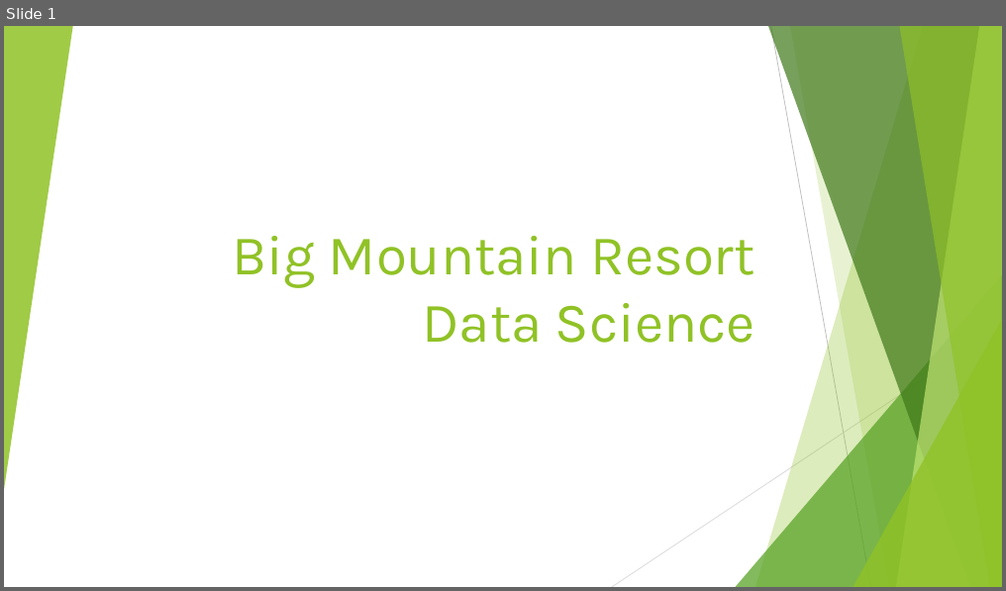
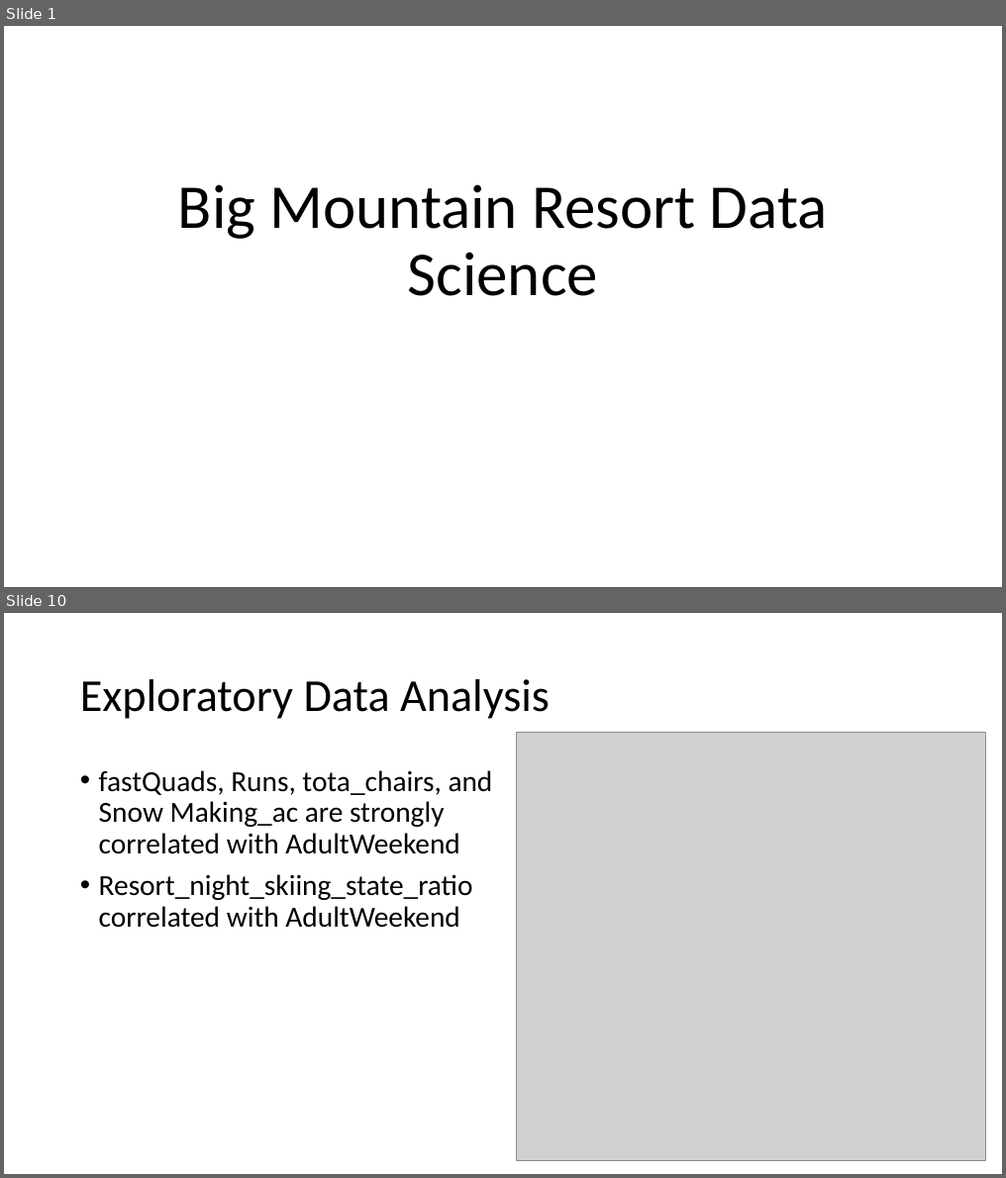
Before and after one commit to ramijau/DataScienceGuidedCapstone, a slide deck: Guided Capstone Presentation.pptx. Shown one above the other, each under a label of ours: slide 1 before the commit, slides 1 and 10 after it; the slides between them are not shown. The pictures are 1006x591 and 1006x1178 pixels, drawn with LibreOffice and Linux fonts; fonts in the diff are those of the drawing; grey boxes stand for pictures. Boxes give left, top, right and bottom in pixels: in the first picture for what was removed or moved away, otherwise in the second. Text is boxed around its words. In the diff, an @@ line names an element or a change of style, - is before the commit and + after.

```diff
--- a/Guided Capstone Presentation.pptx
+++ b/Guided Capstone Presentation.pptx
@@ slide 10 added at (4, 613, 1002, 1174), background #FFFFFF @@
@@ title added at (80, 679, 549, 719), 44 pt, text #000000 @@
+Exploratory Data Analysis
@@ picture added at (517, 732, 985, 1161) @@
@@ text added at (99, 770, 493, 928), 28 pt, text #000000 @@
+• fastQuads, Runs, tota_chairs, and Snow Making_ac are strongly correlated with AdultWeekend
+• Resort_night_skiing_state_ratio correlated with AdultWeekend
@@ slide 1 changed as well @@
@@ group removed at (4, 26, 1002, 587): 5 freeform shapes, 3 triangles, 2 lines @@
@@ title "Big Mountain Resort Data Science": place and size @@
-title "Big Mountain Resort Data Science" at (232, 236, 755, 343)
+title "Big Mountain Resort Data Science" at (178, 184, 828, 296)
@@ title "Big Mountain Resort Data Science" at (178, 184, 828, 296): size 54 to 60 pt, font Karla to Calibri, text colour #90C226 to #000000; alignment right to centre; line spacing 1 to 0.9 @@
```
Also in this commit, not shown: 5 other slides changed, 13 other slides added, 2 slides removed, 15 other files.
